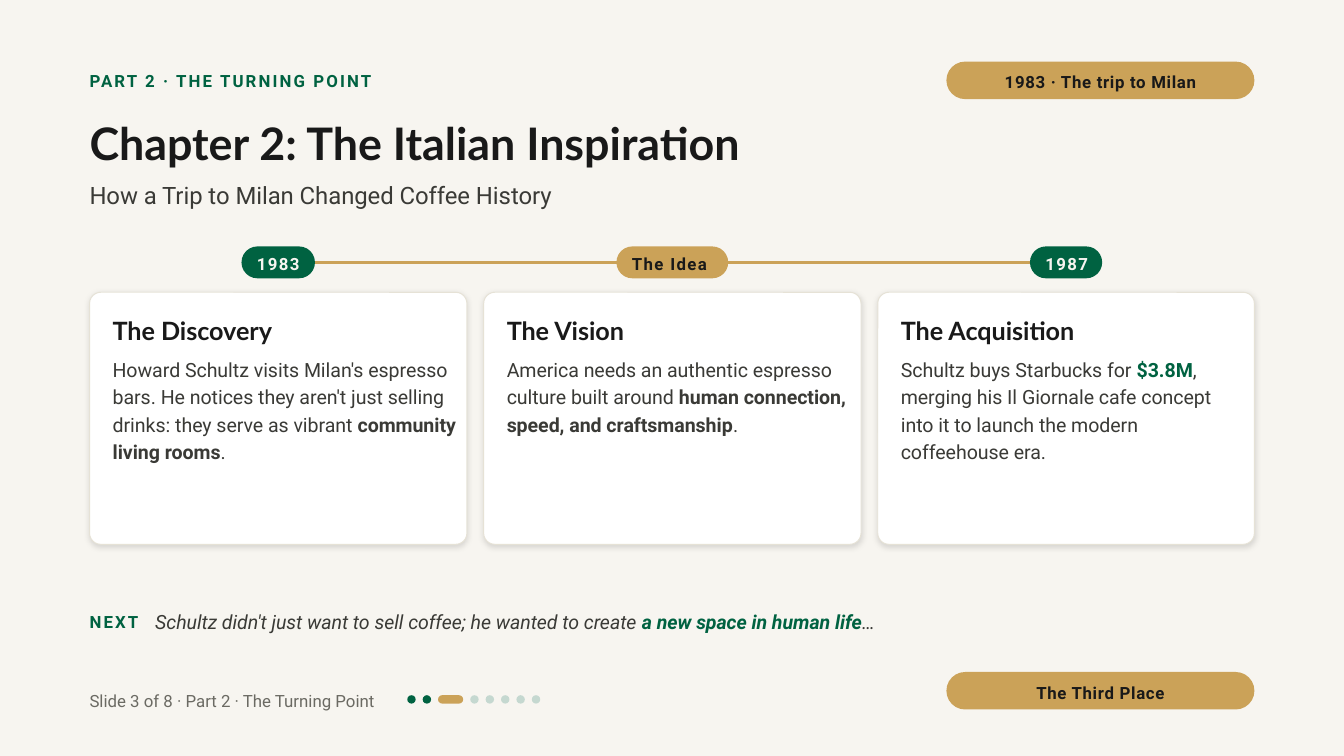
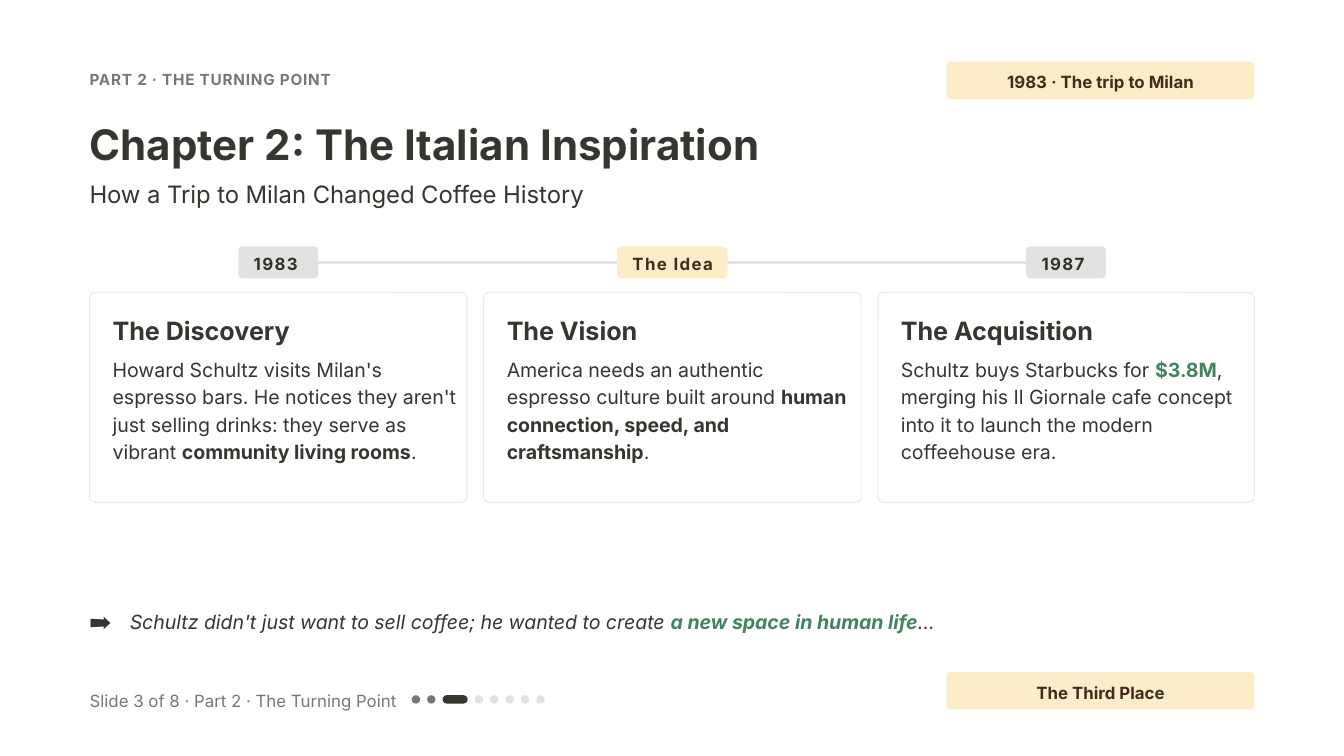
Before and after one commit to tungao06/slide-present-en, a slide deck: slide 3 of starbucks-presentation/export/Starbucks_Storytelling_Masterclass.pptx. Drawn at 1344x756 pixels with LibreOffice and Linux fonts; fonts in the diff are those of the drawing. Boxes give left, top, right and bottom in pixels: in the first picture for what was removed or moved away, otherwise in the second. Text is boxed around its words. In the diff, an @@ line names an element or a change of style, - is before the commit and + after.

```diff
--- a/starbucks-presentation/export/Starbucks_Storytelling_Masterclass.pptx
+++ b/starbucks-presentation/export/Starbucks_Storytelling_Masterclass.pptx
@@ background #F7F5F0 to #FFFFFF @@
@@ text "PART 2 · THE TURNING ..." at <box>90,74,331,85</box>: size 9 to 8.2 pt, font Roboto to Inter, text colour #006241 to #787774, letter spacing 1.1 to 0.4 pt; line spacing 12.6pt to 11.6pt @@
@@ text "1983 · The trip to ..." at <box>1007,75,1194,92</box>: font Roboto to Inter, text colour #191919 to #402C1B, letter spacing 0.4 to 0 pt @@
@@ text "Chapter 2: The Italian Inspiration" at <box>90,128,759,169</box>: size 24 to 22.5 pt, font Lato to Inter, text colour #191919 to #37352F; line spacing 26.4pt to 25.9pt @@
@@ text "1983" at <box>254,257,298,270</box>: font Roboto to Inter, text colour #F7F5F0 to #32302C @@
@@ rounded rectangle: place and size @@
-rounded rectangle at <box>242,246,316,278</box>
+rounded rectangle at <box>238,246,317,278</box>
@@ rounded rectangle at <box>238,246,317,278</box>: fill #006241 to #E3E2E0; proportions changed @@
@@ rounded rectangle at <box>278,261,1066,263</box>: fill #CBA258 to #E3E2E0 @@
@@ text "The Idea" at <box>632,257,713,270</box>: font Roboto to Inter, text colour #191919 to #402C1B @@
@@ fill #CBA258 to #FDECC8; proportions changed in 3 elements at <box>946,62,1254,99</box>, <box>946,672,1254,710</box>, <box>617,246,727,278</box> @@
@@ text "1987" at <box>1042,257,1085,270</box>: font Roboto to Inter, text colour #F7F5F0 to #32302C @@
@@ rounded rectangle at <box>1027,246,1106,278</box>: fill #006241 to #E3E2E0; proportions changed @@
@@ rounded rectangle: place and size @@
-rounded rectangle at <box>1030,246,1102,278</box>
+rounded rectangle at <box>1027,246,1106,278</box>
@@ rounded rectangle: place and size @@
-rounded rectangle at <box>90,292,468,544</box>
+rounded rectangle at <box>90,292,468,501</box>
@@ rounded rectangle: place and size @@
-rounded rectangle at <box>484,292,862,544</box>
+rounded rectangle at <box>484,292,862,501</box>
@@ outline #E6E2D6 0.5 pt to #E9E9E7 0.5 pt; shadow off; proportions changed in 3 elements at <box>90,292,468,501</box>, <box>484,292,862,501</box>, <box>878,292,1254,501</box> @@
@@ rounded rectangle: place and size @@
-rounded rectangle at <box>878,292,1254,544</box>
+rounded rectangle at <box>878,292,1254,501</box>
@@ font Lato to Inter, text colour #191919 to #37352F in 3 elements at <box>113,320,290,345</box>, <box>507,320,637,341</box>, <box>901,320,1093,345</box> @@
@@ font Roboto to Inter, text colour #3A3A36 to #37352F in 3 elements at <box>90,185,584,208</box>, <box>113,362,456,463</box>, <box>507,362,846,463</box> @@
@@ text "Schultz buys Starbucks for $3.8M, ..." at <box>901,361,1232,460</box>: font Roboto to Inter, text colour #3A3A36 to #37352F; text colour #006241 to #448361 in "$3.8M," @@
@@ text at <box>90,616,139,628</box>: text changed; size 9 to 11.2 pt; font Roboto to Inter; text colour #006241 to #37352F; bold off @@
-NEXT
+➡️
@@ text "Schultz didn't just want to ...": place and size @@
-text "Schultz didn't just want to ..." at <box>155,614,875,633</box>
+text "Schultz didn't just want to ..." at <box>130,614,935,634</box>
@@ text "Schultz didn't just want to ..." at <box>130,614,935,634</box>: font Roboto to Inter; text colour #3A3A36 to #37352F in "Schultz didn't just want to sell coffee; ..."; text colour #006241 to #448361 in "a new space in human life…" @@
@@ text "Slide 3 of 8 · ..." at <box>90,694,396,711</box>: font Roboto to Inter, text colour #6B6A63 to #787774 @@
@@ text "The Third Place" at <box>1036,686,1164,699</box>: font Roboto to Inter, text colour #191919 to #402C1B, letter spacing 0.4 to 0 pt @@
@@ rounded rectangle at <box>411,695,419,703</box>: fill #006241 to #787774 @@
@@ rounded rectangle at <box>427,695,435,703</box>: fill #006241 to #787774 @@
@@ rounded rectangle at <box>442,695,468,703</box>: fill #CBA258 to #37352F @@
@@ 8 rounded rectangles: place and size @@
-8 rounded rectangles at <box>407,695,540,703</box>
+8 rounded rectangles at <box>411,695,544,703</box>
@@ fill #C5D8D0 to #E3E2E0 in 5 elements at <box>474,695,482,703</box>, <box>505,695,513,703</box>, <box>536,695,544,703</box>, <box>491,695,499,703</box>, <box>521,695,530,703</box> @@
```
Also in this commit, not shown: 15 other slides changed, 36 other files.
